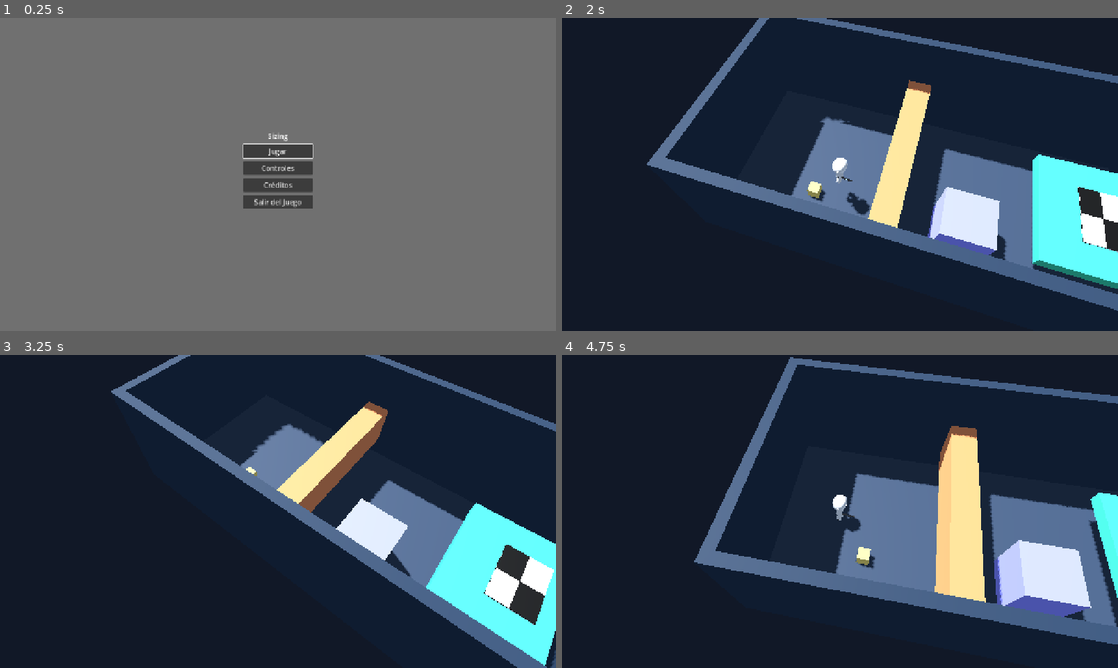
Above: before the commit, frames 1-4 (two rows, left to right).
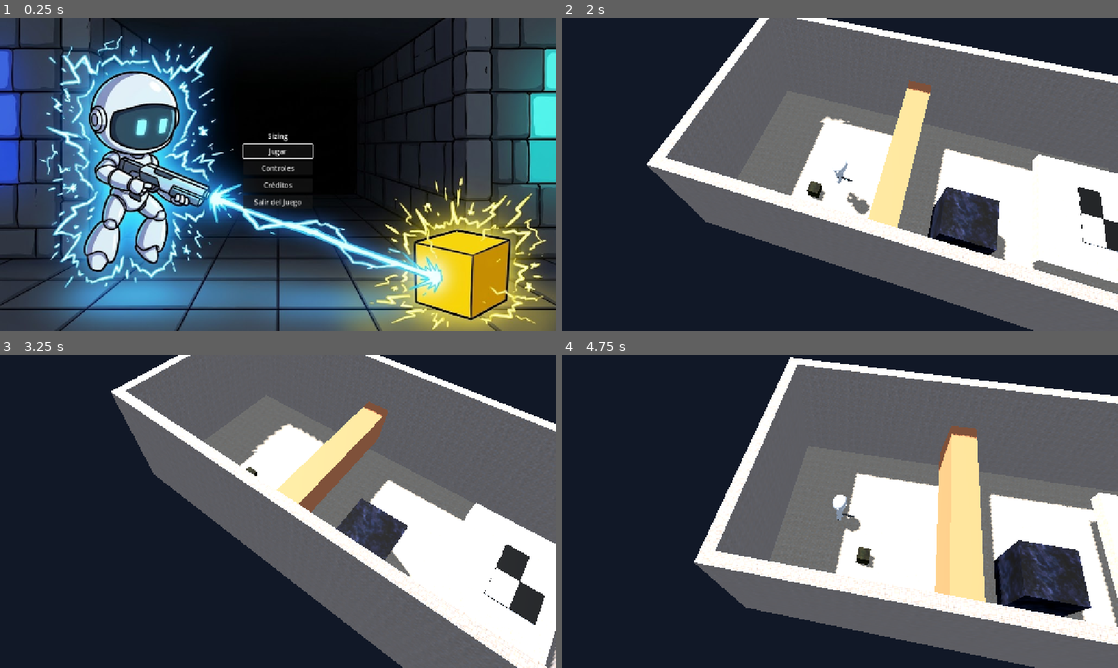
Above: after the commit, the same moments.

Repository: PabRvss/Sizing
Game: Godot game, scene res://MainMenu.tscn
Two runs of this game, one before a commit and one after it. Both use one fixed random seed, a clock stepped at 60 frames per second and the inputs below.
Inputs (mouse positions are in pixels of both pictures, inside the frame that each line leads up to):
- Up to frame 1 (0.25 s): no input
- Up to frame 2 (2 s): click "Jugar" at 0.5 s; tap Enter at 1.25 s; move the mouse to (962, 158) at 1.27 s; hold D (move_right) from 1.28 s (still down); hold Left (camera_left) from 1.28 s (still down); click (962, 158) at 1.42 s; tap Space (jump) at 1.52 s
- Up to frame 3 (3.25 s): move the mouse to (166, 527) at 2.02 s; release D (move_right) at 2.03 s; release Left (camera_left) at 2.03 s; hold S (move_back) 2.03-2.78 s; tap Right (camera_right) at 2.1 s; tap Space (jump) at 2.27 s; move the mouse to (333, 442) at 2.77 s; hold D (move_right) from 2.78 s (still down); tap E (interact_nearest) at 2.85 s
- Up to frame 4 (4.75 s): move the mouse to (812, 574) at 3.52 s; release D (move_right) at 3.53 s; hold W (move_forward) 3.53-4.28 s; tap Left (camera_left) at 3.6 s; click (812, 574) at 3.67 s; tap Space (jump) at 3.77, 4.52 s; move the mouse to (1006, 558) at 4.27 s; hold A (move_left) from 4.28 s (still down); hold Right (camera_right) from 4.28 s (still down)

The runs differ from the first frame. In frame 1, 99% of the frame differs, in the area x 0-100%, y 0-100%; in frame 2, 57%; in frame 3, 52%; in frame 4, 55%.

Commit message:
Mejoras Hito 2: barrera naranja alargada, pared con agujero en salida niveles 4 y 5, texturas de piedra y roca, y portada en menú

Diff:
--- a/MainMenu.tscn
+++ b/MainMenu.tscn
@@ -1,6 +1,7 @@
 [gd_scene format=3 uid="uid://b4d84jcsrsjij"]
 
 [ext_resource type="Script" uid="uid://dvchlo0jhrfw1" path="res://main_menu.gd" id="1_menu"]
+[ext_resource type="Texture2D" uid="uid://drmjmxs3ucmow" path="res://Portada.jpg" id="2_portada"]
 
 [node name="MainMenu" type="Control" unique_id=1854630193]
 layout_mode = 3
@@ -11,14 +12,16 @@
 grow_vertical = 2
 script = ExtResource("1_menu")
 
-[node name="Background" type="ColorRect" parent="." unique_id=403621941]
+[node name="Background" type="TextureRect" parent="." unique_id=403621941]
 layout_mode = 1
 anchors_preset = 15
 anchor_right = 1.0
 anchor_bottom = 1.0
 grow_horizontal = 2
 grow_vertical = 2
-color = Color(0.441365, 0.441365, 0.441365, 1)
+texture = ExtResource("2_portada")
+expand_mode = 1
+stretch_mode = 6
 
 [node name="MenuContainer" type="VBoxContainer" parent="." unique_id=158296740]
 layout_mode = 1
--- a/environment.tscn
+++ b/environment.tscn
@@ -1,11 +1,15 @@
-[gd_scene load_steps=25 format=3]
+[gd_scene load_steps=27 format=3]
 
 [ext_resource type="PackedScene" path="res://goal.tscn" id="GoalScene"]
+[ext_resource type="Texture2D" uid="uid://bl4e780hnpllp" path="res://PavingStones146_1K-JPG_Color.jpg" id="PavingStonesTexture"]
+[ext_resource type="Texture2D" uid="uid://cnmvkdgsqgpch" path="res://Rock037_1K-JPG_Color.jpg" id="RockTexture"]
 
 [sub_resource type="StandardMaterial3D" id="Mat_Suelo"]
-albedo_color = Color(0.2, 0.254902, 0.333333, 1)
-metallic = 0.08
-roughness = 0.72
+albedo_color = Color(1, 1, 1, 1)
+roughness = 0.8
+albedo_texture = ExtResource("PavingStonesTexture")
+uv1_scale = Vector3(0.5, 0.5, 0.5)
+uv1_triplanar = true
 
 [sub_resource type="BoxMesh" id="Mesh_Suelo"]
 size = Vector3(10, 0.6, 21)
@@ -25,9 +29,11 @@
 size = Vector3(10, 2.2, 1.3)
 
 [sub_resource type="StandardMaterial3D" id="Mat_PlataformaSalida"]
-albedo_color = Color(0.235294, 0.788235, 0.607843, 1)
-metallic = 0.08
-roughness = 0.72
+albedo_color = Color(1, 1, 1, 1)
+roughness = 0.8
+albedo_texture = ExtResource("PavingStonesTexture")
+uv1_scale = Vector3(0.5, 0.5, 0.5)
+uv1_triplanar = true
 
 [sub_resource type="BoxMesh" id="Mesh_PlataformaSalida"]
 size = Vector3(6, 0.6, 4.6)
@@ -36,9 +42,11 @@
 size = Vector3(6, 0.6, 4.6)
 
 [sub_resource type="StandardMaterial3D" id="Mat_Pared"]
-albedo_color = Color(0.14902, 0.211765, 0.290196, 1)
-metallic = 0.08
-roughness = 0.72
+albedo_color = Color(0.85, 0.85, 0.9, 1)
+roughness = 0.8
+albedo_texture = ExtResource("PavingStonesTexture")
+uv1_scale = Vector3(0.5, 0.5, 0.5)
+uv1_triplanar = true
 
 [sub_resource type="BoxMesh" id="Mesh_ParedLateral"]
 size = Vector3(0.5, 6, 21)
@@ -60,8 +68,10 @@
 
 [sub_resource type="StandardMaterial3D" id="Mat_CajaPequena"]
 albedo_color = Color(0.94902, 0.839216, 0.427451, 1)
-metallic = 0.08
-roughness = 0.72
+roughness = 0.8
+albedo_texture = ExtResource("RockTexture")
+uv1_scale = Vector3(1, 1, 1)
+uv1_triplanar = true
 
 [sub_resource type="BoxMesh" id="Mesh_CajaPequena"]
 size = Vector3(1.25, 1.25, 1.25)
@@ -71,8 +81,10 @@
 
 [sub_resource type="StandardMaterial3D" id="Mat_CajaGrande"]
 albedo_color = Color(0.545098, 0.54902, 0.964706, 1)
-metallic = 0.08
-roughness = 0.72
+roughness = 0.8
+albedo_texture = ExtResource("RockTexture")
+uv1_scale = Vector3(1, 1, 1)
+uv1_triplanar = true
 
 [sub_resource type="BoxMesh" id="Mesh_CajaGrande"]
 size = Vector3(1.25, 1.25, 1.25)
--- a/environment_2.tscn
+++ b/environment_2.tscn
@@ -1,6 +1,8 @@
-[gd_scene load_steps=23 format=3]
+[gd_scene load_steps=25 format=3]
 
 [ext_resource type="PackedScene" path="res://goal.tscn" id="GoalScene"]
+[ext_resource type="Texture2D" uid="uid://bl4e780hnpllp" path="res://PavingStones146_1K-JPG_Color.jpg" id="PavingStonesTexture"]
+[ext_resource type="Texture2D" uid="uid://cnmvkdgsqgpch" path="res://Rock037_1K-JPG_Color.jpg" id="RockTexture"]
 
 [sub_resource type="StandardMaterial3D" id="Mat_Lava"]
 albedo_color = Color(1, 0.28, 0.05, 1)
@@ -16,9 +18,11 @@
 size = Vector3(16.3, 1, 28.3)
 
 [sub_resource type="StandardMaterial3D" id="Mat_Plataforma"]
-albedo_color = Color(0.25, 0.28, 0.35, 1)
-metallic = 0.1
-roughness = 0.7
+albedo_color = Color(1, 1, 1, 1)
+roughness = 0.8
+albedo_texture = ExtResource("PavingStonesTexture")
+uv1_scale = Vector3(0.5, 0.5, 0.5)
+uv1_triplanar = true
 
 [sub_resource type="BoxMesh" id="Mesh_PlatA"]
 size = Vector3(7, 0.6, 7)
@@ -33,9 +37,11 @@
 size = Vector3(6, 0.6, 6)
 
 [sub_resource type="StandardMaterial3D" id="Mat_PlatC"]
-albedo_color = Color(0.2, 0.75, 0.55, 1)
-metallic = 0.1
-roughness = 0.7
+albedo_color = Color(1, 1, 1, 1)
+roughness = 0.8
+albedo_texture = ExtResource("PavingStonesTexture")
+uv1_scale = Vector3(0.5, 0.5, 0.5)
+uv1_triplanar = true
 
 [sub_resource type="BoxMesh" id="Mesh_PlatC"]
 size = Vector3(6, 0.6, 6)
@@ -44,9 +50,11 @@
 size = Vector3(6, 0.6, 6)
 
 [sub_resource type="StandardMaterial3D" id="Mat_Paredes"]
-albedo_color = Color(0.12, 0.14, 0.18, 1)
-metallic = 0.1
-roughness = 0.8
+albedo_color = Color(0.85, 0.85, 0.9, 1)
+roughness = 0.8
+albedo_texture = ExtResource("PavingStonesTexture")
+uv1_scale = Vector3(0.5, 0.5, 0.5)
+uv1_triplanar = true
 
 [sub_resource type="BoxMesh" id="Mesh_ParedLateral"]
 size = Vector3(0.6, 9, 30)
@@ -62,8 +70,10 @@
 
 [sub_resource type="StandardMaterial3D" id="Mat_CajaGrande"]
 albedo_color = Color(0.55, 0.52, 0.98, 1)
-metallic = 0.08
-roughness = 0.72
+roughness = 0.8
+albedo_texture = ExtResource("RockTexture")
+uv1_scale = Vector3(1, 1, 1)
+uv1_triplanar = true
 
 [sub_resource type="BoxMesh" id="Mesh_CajaGrande"]
 size = Vector3(1.25, 1.25, 1.25)
--- a/environment_3.tscn
+++ b/environment_3.tscn
@@ -1,14 +1,24 @@
-[gd_scene load_steps=34 format=3]
+[gd_scene load_steps=33 format=3]
 
 [ext_resource type="PackedScene" path="res://goal.tscn" id="GoalScene"]
 
+[ext_resource type="Texture2D" uid="uid://bl4e780hnpllp" path="res://PavingStones146_1K-JPG_Color.jpg" id="PavingStonesTexture"]
+
+[ext_resource type="Texture2D" uid="uid://cnmvkdgsqgpch" path="res://Rock037_1K-JPG_Color.jpg" id="RockTexture"]
+
 [sub_resource type="StandardMaterial3D" id="Mat_floor"]
-albedo_color = Color(0.22, 0.28, 0.36, 1)
-roughness = 0.8
+albedo_color = Color(1.0, 1.0, 1.0, 1)
+roughness = 0.8
+albedo_texture = ExtResource("PavingStonesTexture")
+uv1_scale = Vector3(0.5, 0.5, 0.5)
+uv1_triplanar = true
 
 [sub_resource type="StandardMaterial3D" id="Mat_wall"]
-albedo_color = Color(0.16, 0.21, 0.29, 1)
-roughness = 0.8
+albedo_color = Color(0.85, 0.85, 0.9, 1)
+roughness = 0.8
+albedo_texture = ExtResource("PavingStonesTexture")
+uv1_scale = Vector3(0.5, 0.5, 0.5)
+uv1_triplanar = true
 
 [sub_resource type="StandardMaterial3D" id="Mat_barrier"]
 albedo_color = Color(0.9, 0.52, 0.34, 1)
@@ -17,14 +27,23 @@
 [sub_resource type="StandardMaterial3D" id="Mat_small"]
 albedo_color = Color(0.95, 0.82, 0.34, 1)
 roughness = 0.8
+albedo_texture = ExtResource("RockTexture")
+uv1_scale = Vector3(1, 1, 1)
+uv1_triplanar = true
 
 [sub_resource type="StandardMaterial3D" id="Mat_normal"]
 albedo_color = Color(0.59, 0.56, 0.95, 1)
 roughness = 0.8
+albedo_texture = ExtResource("RockTexture")
+uv1_scale = Vector3(1, 1, 1)
+uv1_triplanar = true
 
 [sub_resource type="StandardMaterial3D" id="Mat_large"]
 albedo_color = Color(0.59, 0.56, 0.95, 1)
 roughness = 0.8
+albedo_texture = ExtResource("RockTexture")
+uv1_scale = Vector3(1, 1, 1)
+uv1_triplanar = true
 
 [sub_resource type="StandardMaterial3D" id="Mat_goal"]
 albedo_color = Color(0.24, 0.8, 0.59, 1)
@@ -96,15 +115,6 @@
 
 [sub_resource type="BoxShape3D" id="Shape_SalidaElevada"]
 size = Vector3(10, 0.6, 6)
-
-[sub_resource type="BoxMesh" id="Mesh_MarcaMeta"]
-size = Vector3(3, 0.05, 2)
-
-[sub_resource type="BoxShape3D" id="Shape_MarcaMeta"]
-size = Vector3(3, 0.05, 2)
-
-[sub_resource type="BoxShape3D" id="GoalShape"]
-size = Vector3(3, 1.5, 2)
 
 [sub_resource type="Environment" id="Ambiente"]
 background_mode = 1
@@ -125,35 +135,35 @@
 [node name="Colision" type="CollisionShape3D" parent="Suelo"]
 shape = SubResource("Shape_Suelo")
 
-[node name="ParedIzq" type="StaticBody3D" parent="."]
+[node name="ParedIzq_7_19" type="StaticBody3D" parent="."]
 position = Vector3(-5.25, 3, -6.0)
 
-[node name="Malla" type="MeshInstance3D" parent="ParedIzq"]
-mesh = SubResource("Mesh_ParedIzq")
+[node name="Malla" type="MeshInstance3D" parent="ParedIzq_7_19"]
+mesh = SubResource("Mesh_ParedIzq_7_19")
 material_override = SubResource("Mat_wall")
 
-[node name="Colision" type="CollisionShape3D" parent="ParedIzq"]
-shape = SubResource("Shape_ParedIzq")
-
-[node name="ParedDer" type="StaticBody3D" parent="."]
+[node name="Colision" type="CollisionShape3D" parent="ParedIzq_7_19"]
+shape = SubResource("Shape_ParedIzq_7_19")
+
+[node name="ParedDer_7_19" type="StaticBody3D" parent="."]
 position = Vector3(5.25, 3, -6.0)
 
-[node name="Malla" type="MeshInstance3D" parent="ParedDer"]
-mesh = SubResource("Mesh_ParedDer")
+[node name="Malla" type="MeshInstance3D" parent="ParedDer_7_19"]
+mesh = SubResource("Mesh_ParedDer_7_19")
 material_override = SubResource("Mat_wall")
 
-[node name="Colision" type="CollisionShape3D" parent="ParedDer"]
-shape = SubResource("Shape_ParedDer")
-
-[node name="ParedFinal" type="StaticBody3D" parent="."]
+[node name="Colision" type="CollisionShape3D" parent="ParedDer_7_19"]
+shape = SubResource("Shape_ParedDer_7_19")
+
+[node name="ParedFinal_7_19" type="StaticBody3D" parent="."]
 position = Vector3(0, 3, -19.25)
 
-[node name="Malla" type="MeshInstance3D" parent="ParedFinal"]
-mesh = SubResource("Mesh_ParedFinal")
+[node name="Malla" type="MeshInstance3D" parent="ParedFinal_7_19"]
+mesh = SubResource("Mesh_ParedFinal_7_19")
 material_override = SubResource("Mat_wall")
 
-[node name="Colision" type="CollisionShape3D" parent="ParedFinal"]
-shape = SubResource("Shape_ParedFinal")
+[node name="Colision" type="CollisionShape3D" parent="ParedFinal_7_19"]
+shape = SubResource("Shape_ParedFinal_7_19")
 
 [node name="TunelIzq" type="StaticBody3D" parent="."]
 position = Vector3(-3.0, 3, 0)
@@ -223,6 +233,9 @@
 [node name="Colision" type="CollisionShape3D" parent="SalidaElevada"]
 shape = SubResource("Shape_SalidaElevada")
 
+[node name="Meta" parent="." instance=ExtResource("GoalScene")]
+position = Vector3(0, 1.9, -16)
+
 [node name="Luz" type="DirectionalLight3D" parent="."]
 rotation = Vector3(-0.96, -0.44, 0)
 light_energy = 1.4
@@ -231,6 +244,3 @@
 
 [node name="Ambiente" type="WorldEnvironment" parent="."]
 environment = SubResource("Ambiente")
-
-[node name="Meta" parent="." instance=ExtResource("GoalScene")]
-position = Vector3(0, 1.9, -16)
--- a/environment_4.tscn
+++ b/environment_4.tscn
@@ -1,14 +1,24 @@
-[gd_scene load_steps=34 format=3]
+[gd_scene load_steps=39 format=3]
 
 [ext_resource type="PackedScene" path="res://goal.tscn" id="GoalScene"]
 
+[ext_resource type="Texture2D" uid="uid://bl4e780hnpllp" path="res://PavingStones146_1K-JPG_Color.jpg" id="PavingStonesTexture"]
+
+[ext_resource type="Texture2D" uid="uid://cnmvkdgsqgpch" path="res://Rock037_1K-JPG_Color.jpg" id="RockTexture"]
+
 [sub_resource type="StandardMaterial3D" id="Mat_floor"]
-albedo_color = Color(0.22, 0.28, 0.36, 1)
-roughness = 0.8
+albedo_color = Color(1.0, 1.0, 1.0, 1)
+roughness = 0.8
+albedo_texture = ExtResource("PavingStonesTexture")
+uv1_scale = Vector3(0.5, 0.5, 0.5)
+uv1_triplanar = true
 
 [sub_resource type="StandardMaterial3D" id="Mat_wall"]
-albedo_color = Color(0.16, 0.21, 0.29, 1)
-roughness = 0.8
+albedo_color = Color(0.85, 0.85, 0.9, 1)
+roughness = 0.8
+albedo_texture = ExtResource("PavingStonesTexture")
+uv1_scale = Vector3(0.5, 0.5, 0.5)
+uv1_triplanar = true
 
 [sub_resource type="StandardMaterial3D" id="Mat_barrier"]
 albedo_color = Color(0.9, 0.52, 0.34, 1)
@@ -17,14 +27,23 @@
 [sub_resource type="StandardMaterial3D" id="Mat_small"]
 albedo_color = Color(0.95, 0.82, 0.34, 1)
 roughness = 0.8
+albedo_texture = ExtResource("RockTexture")
+uv1_scale = Vector3(1, 1, 1)
+uv1_triplanar = true
 
 [sub_resource type="StandardMaterial3D" id="Mat_normal"]
 albedo_color = Color(0.59, 0.56, 0.95, 1)
 roughness = 0.8
+albedo_texture = ExtResource("RockTexture")
+uv1_scale = Vector3(1, 1, 1)
+uv1_triplanar = true
 
 [sub_resource type="StandardMaterial3D" id="Mat_large"]
 albedo_color = Color(0.59, 0.56, 0.95, 1)
 roughness = 0.8
+albedo_texture = ExtResource("RockTexture")
+uv1_scale = Vector3(1, 1, 1)
+uv1_triplanar = true
 
 [sub_resource type="StandardMaterial3D" id="Mat_goal"]
 albedo_color = Color(0.24, 0.8, 0.59, 1)
@@ -97,14 +116,23 @@
 [sub_resource type="BoxShape3D" id="Shape_SalidaElevada"]
 size = Vector3(10, 0.6, 4)
 
-[sub_resource type="BoxMesh" id="Mesh_MarcaMeta"]
-size = Vector3(3, 0.05, 2)
-
-[sub_resource type="BoxShape3D" id="Shape_MarcaMeta"]
-size = Vector3(3, 0.05, 2)
-
-[sub_resource type="BoxShape3D" id="GoalShape"]
-size = Vector3(3, 1.5, 2)
+[sub_resource type="BoxMesh" id="Mesh_ParedSalida_Izq"]
+size = Vector3(2.5, 4.5, 0.3)
+
+[sub_resource type="BoxShape3D" id="Shape_ParedSalida_Izq"]
+size = Vector3(2.5, 4.5, 0.3)
+
+[sub_resource type="BoxMesh" id="Mesh_ParedSalida_Der"]
+size = Vector3(2.5, 4.5, 0.3)
+
+[sub_resource type="BoxShape3D" id="Shape_ParedSalida_Der"]
+size = Vector3(2.5, 4.5, 0.3)
+
+[sub_resource type="BoxMesh" id="Mesh_ParedSalida_Techo"]
+size = Vector3(5.0, 2.3, 0.3)
+
+[sub_resource type="BoxShape3D" id="Shape_ParedSalida_Techo"]
+size = Vector3(5.0, 2.3, 0.3)
 
 [sub_resource type="Environment" id="Ambiente"]
 background_mode = 1
@@ -125,38 +153,38 @@
 [node name="Colision" type="CollisionShape3D" parent="Suelo"]
 shape = SubResource("Shape_Suelo")
 
-[node name="ParedIzq" type="StaticBody3D" parent="."]
+[node name="ParedIzq_7_9" type="StaticBody3D" parent="."]
 position = Vector3(-5.25, 3, -1.0)
 
-[node name="Malla" type="MeshInstance3D" parent="ParedIzq"]
-mesh = SubResource("Mesh_ParedIzq")
-material_override = SubResource("Mat_wall")
-
-[node name="Colision" type="CollisionShape3D" parent="ParedIzq"]
-shape = SubResource("Shape_ParedIzq")
-
-[node name="ParedDer" type="StaticBody3D" parent="."]
+[node name="Malla" type="MeshInstance3D" parent="ParedIzq_7_9"]
+mesh = SubResource("Mesh_ParedIzq_7_9")
+material_override = SubResource("Mat_wall")
+
+[node name="Colision" type="CollisionShape3D" parent="ParedIzq_7_9"]
+shape = SubResource("Shape_ParedIzq_7_9")
+
+[node name="ParedDer_7_9" type="StaticBody3D" parent="."]
 position = Vector3(5.25, 3, -1.0)
 
-[node name="Malla" type="MeshInstance3D" parent="ParedDer"]
-mesh = SubResource("Mesh_ParedDer")
-material_override = SubResource("Mat_wall")
-
-[node name="Colision" type="CollisionShape3D" parent="ParedDer"]
-shape = SubResource("Shape_ParedDer")
-
-[node name="ParedFinal" type="StaticBody3D" parent="."]
+[node name="Malla" type="MeshInstance3D" parent="ParedDer_7_9"]
+mesh = SubResource("Mesh_ParedDer_7_9")
+material_override = SubResource("Mat_wall")
+
+[node name="Colision" type="CollisionShape3D" parent="ParedDer_7_9"]
+shape = SubResource("Shape_ParedDer_7_9")
+
+[node name="ParedFinal_7_9" type="StaticBody3D" parent="."]
 position = Vector3(0, 3, -9.25)
 
-[node name="Malla" type="MeshInstance3D" parent="ParedFinal"]
-mesh = SubResource("Mesh_ParedFinal")
-material_override = SubResource("Mat_wall")
-
-[node name="Colision" type="CollisionShape3D" parent="ParedFinal"]
-shape = SubResource("Shape_ParedFinal")
+[node name="Malla" type="MeshInstance3D" parent="ParedFinal_7_9"]
+mesh = SubResource("Mesh_ParedFinal_7_9")
+material_override = SubResource("Mat_wall")
+
+[node name="Colision" type="CollisionShape3D" parent="ParedFinal_7_9"]
+shape = SubResource("Shape_ParedFinal_7_9")
 
 [node name="PasoNormal" type="StaticBody3D" parent="."]
-position = Vector3(0, 2.325, 1)
+position = Vector3(0, 2.3249999999999997, 1)
 
 [node name="Malla" type="MeshInstance3D" parent="PasoNormal"]
 mesh = SubResource("Mesh_PasoNormal")
@@ -223,6 +251,39 @@
 [node name="Colision" type="CollisionShape3D" parent="SalidaElevada"]
 shape = SubResource("Shape_SalidaElevada")
 
+[node name="ParedSalida_Izq" type="StaticBody3D" parent="."]
+position = Vector3(-3.75, 5.65, -5.2)
+
+[node name="Malla" type="MeshInstance3D" parent="ParedSalida_Izq"]
+mesh = SubResource("Mesh_ParedSalida_Izq")
+material_override = SubResource("Mat_wall")
+
+[node name="Colision" type="CollisionShape3D" parent="ParedSalida_Izq"]
+shape = SubResource("Shape_ParedSalida_Izq")
+
+[node name="ParedSalida_Der" type="StaticBody3D" parent="."]
+position = Vector3(3.75, 5.65, -5.2)
+
+[node name="Malla" type="MeshInstance3D" parent="ParedSalida_Der"]
+mesh = SubResource("Mesh_ParedSalida_Der")
+material_override = SubResource("Mat_wall")
+
+[node name="Colision" type="CollisionShape3D" parent="ParedSalida_Der"]
+shape = SubResource("Shape_ParedSalida_Der")
+
+[node name="ParedSalida_Techo" type="StaticBody3D" parent="."]
+position = Vector3(0, 6.75, -5.2)
+
+[node name="Malla" type="MeshInstance3D" parent="ParedSalida_Techo"]
+mesh = SubResource("Mesh_ParedSalida_Techo")
+material_override = SubResource("Mat_wall")
+
+[node name="Colision" type="CollisionShape3D" parent="ParedSalida_Techo"]
+shape = SubResource("Shape_ParedSalida_Techo")
+
+[node name="Meta" parent="." instance=ExtResource("GoalScene")]
+position = Vector3(0, 3.4, -6.5)
+
 [node name="Luz" type="DirectionalLight3D" parent="."]
 rotation = Vector3(-0.96, -0.44, 0)
 light_energy = 1.4
@@ -231,6 +292,3 @@
 
 [node name="Ambiente" type="WorldEnvironment" parent="."]
 environment = SubResource("Ambiente")
-
-[node name="Meta" parent="." instance=ExtResource("GoalScene")]
-position = Vector3(0, 3.4, -6.5)
--- a/environment_5.tscn
+++ b/environment_5.tscn
@@ -1,14 +1,24 @@
-[gd_scene load_steps=53 format=3]
+[gd_scene load_steps=61 format=3]
 
 [ext_resource type="PackedScene" path="res://goal.tscn" id="GoalScene"]
 
+[ext_resource type="Texture2D" uid="uid://bl4e780hnpllp" path="res://PavingStones146_1K-JPG_Color.jpg" id="PavingStonesTexture"]
+
+[ext_resource type="Texture2D" uid="uid://cnmvkdgsqgpch" path="res://Rock037_1K-JPG_Color.jpg" id="RockTexture"]
+
 [sub_resource type="StandardMaterial3D" id="Mat_floor"]
-albedo_color = Color(0.22, 0.28, 0.36, 1)
-roughness = 0.8
+albedo_color = Color(1.0, 1.0, 1.0, 1)
+roughness = 0.8
+albedo_texture = ExtResource("PavingStonesTexture")
+uv1_scale = Vector3(0.5, 0.5, 0.5)
+uv1_triplanar = true
 
 [sub_resource type="StandardMaterial3D" id="Mat_wall"]
-albedo_color = Color(0.16, 0.21, 0.29, 1)
-roughness = 0.8
+albedo_color = Color(0.85, 0.85, 0.9, 1)
+roughness = 0.8
+albedo_texture = ExtResource("PavingStonesTexture")
+uv1_scale = Vector3(0.5, 0.5, 0.5)
+uv1_triplanar = true
 
 [sub_resource type="StandardMaterial3D" id="Mat_barrier"]
 albedo_color = Color(0.9, 0.52, 0.34, 1)
@@ -17,14 +27,23 @@
 [sub_resource type="StandardMaterial3D" id="Mat_small"]
 albedo_color = Color(0.95, 0.82, 0.34, 1)
 roughness = 0.8
+albedo_texture = ExtResource("RockTexture")
+uv1_scale = Vector3(1, 1, 1)
+uv1_triplanar = true
 
 [sub_resource type="StandardMaterial3D" id="Mat_normal"]
 albedo_color = Color(0.59, 0.56, 0.95, 1)
 roughness = 0.8
+albedo_texture = ExtResource("RockTexture")
+uv1_scale = Vector3(1, 1, 1)
+uv1_triplanar = true
 
 [sub_resource type="StandardMaterial3D" id="Mat_large"]
 albedo_color = Color(0.59, 0.56, 0.95, 1)
 roughness = 0.8
+albedo_texture = ExtResource("RockTexture")
+uv1_scale = Vector3(1, 1, 1)
+uv1_triplanar = true
 
 [sub_resource type="StandardMaterial3D" id="Mat_goal"]
 albedo_color = Color(0.24, 0.8, 0.59, 1)
@@ -122,10 +141,10 @@
 size = Vector3(11, 6, 0.5)
 
 [sub_resource type="BoxMesh" id="Mesh_PasoNormal"]
-size = Vector3(10, 0.55, 1.2)
+size = Vector3(10, 2.2, 1.2)
 
 [sub_resource type="BoxShape3D" id="Shape_PasoNormal"]
-size = Vector3(10, 0.55, 1.2)
+size = Vector3(10, 2.2, 1.2)
 
 [sub_resource type="BoxMesh" id="Mesh_CajaNormal"]
 size = Vector3(1.25, 1.25, 1.25)
@@ -156,6 +175,24 @@
 
 [sub_resource type="BoxShape3D" id="Shape_SalidaElevada"]
 size = Vector3(10, 0.6, 4)
+
+[sub_resource type="BoxMesh" id="Mesh_ParedSalida_Izq"]
+size = Vector3(2.5, 4.5, 0.3)
+
+[sub_resource type="BoxShape3D" id="Shape_ParedSalida_Izq"]
+size = Vector3(2.5, 4.5, 0.3)
+
+[sub_resource type="BoxMesh" id="Mesh_ParedSalida_Der"]
+size = Vector3(2.5, 4.5, 0.3)
+
+[sub_resource type="BoxShape3D" id="Shape_ParedSalida_Der"]
+size = Vector3(2.5, 4.5, 0.3)
+
+[sub_resource type="BoxMesh" id="Mesh_ParedSalida_Techo"]
+size = Vector3(5.0, 2.3, 0.3)
+
+[sub_resource type="BoxShape3D" id="Shape_ParedSalida_Techo"]
+size = Vector3(5.0, 2.3, 0.3)
 
 [sub_resource type="BoxMesh" id="Mesh_IslaC"]
 size = Vector3(8, 0.6, 5)
@@ -311,7 +348,7 @@
 shape = SubResource("Shape_ParedDer_8_22")
 
 [node name="PasoNormal" type="StaticBody3D" parent="."]
-position = Vector3(0, 4.025, -12)
+position = Vector3(0, 4.85, -12)
 
 [node name="Malla" type="MeshInstance3D" parent="PasoNormal"]
 mesh = SubResource("Mesh_PasoNormal")
@@ -378,6 +415,36 @@
 [node name="Colision" type="CollisionShape3D" parent="SalidaElevada"]
 shape = SubResource("Shape_SalidaElevada")
 
+[node name="ParedSalida_Izq" type="StaticBody3D" parent="."]
+position = Vector3(-3.75, 7.35, -18.2)
+
+[node name="Malla" type="MeshInstance3D" parent="ParedSalida_Izq"]
+mesh = SubResource("Mesh_ParedSalida_Izq")
+material_override = SubResource("Mat_wall")
+
+[node name="Colision" type="CollisionShape3D" parent="ParedSalida_Izq"]
+shape = SubResource("Shape_ParedSalida_Izq")
+
+[node name="ParedSalida_Der" type="StaticBody3D" parent="."]
+position = Vector3(3.75, 7.35, -18.2)
+
+[node name="Malla" type="MeshInstance3D" parent="ParedSalida_Der"]
+mesh = SubResource("Mesh_ParedSalida_Der")
+material_override = SubResource("Mat_wall")
+
+[node name="Colision" type="CollisionShape3D" parent="ParedSalida_Der"]
+shape = SubResource("Shape_ParedSalida_Der")
+
+[node name="ParedSalida_Techo" type="StaticBody3D" parent="."]
+position = Vector3(0, 8.45, -18.2)
+
+[node name="Malla" type="MeshInstance3D" parent="ParedSalida_Techo"]
+mesh = SubResource("Mesh_ParedSalida_Techo")
+material_override = SubResource("Mat_wall")
+
+[node name="Colision" type="CollisionShape3D" parent="ParedSalida_Techo"]
+shape = SubResource("Shape_ParedSalida_Techo")
+
 [node name="IslaC" type="StaticBody3D" parent="."]
 position = Vector3(0, 4.8, -25.5)
 
Binary file added: PavingStones146_1K-JPG_Color.jpg
Not shown, added: PavingStones146_1K-JPG_Color.jpg.import
Binary file added: Portada.jpg
Not shown, added: Portada.jpg.import
Binary file added: Rock037_1K-JPG_Color.jpg
Not shown, added: Rock037_1K-JPG_Color.jpg.import
Not shown: 1 places in environment_3.tscn that only renumber resources
Not shown: 1 places in environment_4.tscn that only renumber resources
